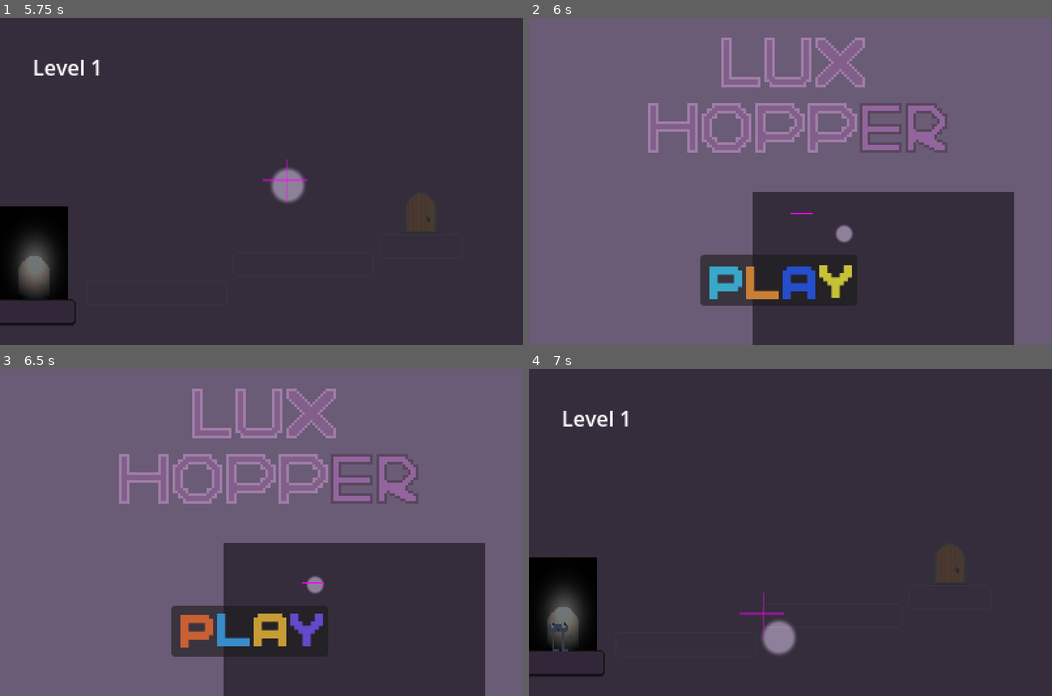
Above: before the commit, frames 1-4 (two rows, left to right).
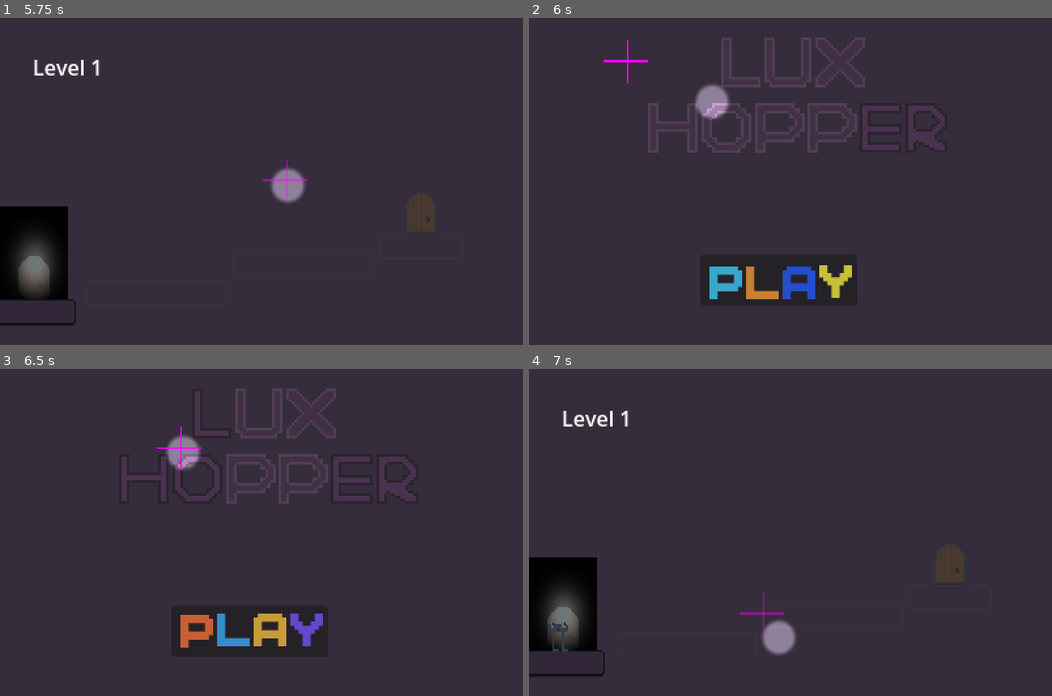
Above: after the commit, the same moments.

Repository: arrowira/dtj36
Game: Godot game, scene res://main.tscn
Same seed, same stepped clock (60 frames per second), same inputs: the game is played once before the commit and once after it.
Inputs (mouse positions are in pixels of both pictures, inside the frame that each line leads up to):
- Up to frame 1 (5.75 s): move the mouse to (376, 165) at 0.52 s; hold Up (up) 0.53-2.03 s; tap D (rt) at 0.6, 1.55, 2.1, 2.85, 3.8, 4.35, 5.1 s; move the mouse to (156, 197) at 1.27 s; tap A (lt) at 1.35, 3.6 s; tap Enter at 2 s; move the mouse to (313, 109) at 2.02 s; move the mouse to (235, 246) at 2.77 s; hold Up (up) 2.78-4.28 s; tap Space at 3.5 s; move the mouse to (418, 230) at 3.52 s; move the mouse to (104, 132) at 4.27 s; tap Up (up) at 4.52 s; move the mouse to (287, 181) at 5.02 s; hold Up (up) from 5.03 s (still down)
- Up to frame 2 (6 s): move the mouse to (712, 99) at 5.77 s; release Up (up) at 5.78 s; tap A (lt) at 5.85 s
- Up to frame 3 (6.5 s): tap Up (up) at 6.02 s; tap D (rt) at 6.05 s
- Up to frame 4 (7 s): click "[wave][rainbow] PLAY" at 6.5 s

Frame 1 is identical in both runs. In frame 2, 75% of the frame differs, in the area x 0-100%, y 0-100%; in frame 3, 75%; in frame 4, nothing differs.

Commit message:
create lvl 4

Diff:
--- /dev/null
+++ b/dtj-36-proj/levels/level4.tscn
@@ -0,0 +1,17 @@
+[gd_scene load_steps=4 format=3 uid="uid://wip5717cvbdk"]
+
+[ext_resource type="PackedScene" uid="uid://dh7ji8bs1kgpd" path="res://level-components/entrance.tscn" id="1_3cb6x"]
+[ext_resource type="PackedScene" uid="uid://bg6eitetkox37" path="res://level-components/exit.tscn" id="2_lpgdq"]
+[ext_resource type="PackedScene" uid="uid://cxy4eho7vpplf" path="res://level-components/platformMed.tscn" id="3_1jw75"]
+
+[node name="Level2" type="Node2D"]
+
+[node name="Entrance" parent="." instance=ExtResource("1_3cb6x")]
+position = Vector2(55, 178)
+
+[node name="Exit" parent="." instance=ExtResource("2_lpgdq")]
+position = Vector2(339, 133)
+
+[node name="platform4" parent="Exit" instance=ExtResource("3_1jw75")]
+position = Vector2(-112.44983, 8)
+scale = Vector2(1.004016, 0.99999994)
--- a/dtj-36-proj/menu.tscn
+++ b/dtj-36-proj/menu.tscn
@@ -44,8 +44,6 @@
 letter = 14
 
 [node name="spotLight" parent="." instance=ExtResource("3_mae5d")]
-position = Vector2(171, 133)
-scale = Vector2(0.5, 0.5)
 
 [node name="CanvasLayer" type="CanvasLayer" parent="."]
 
